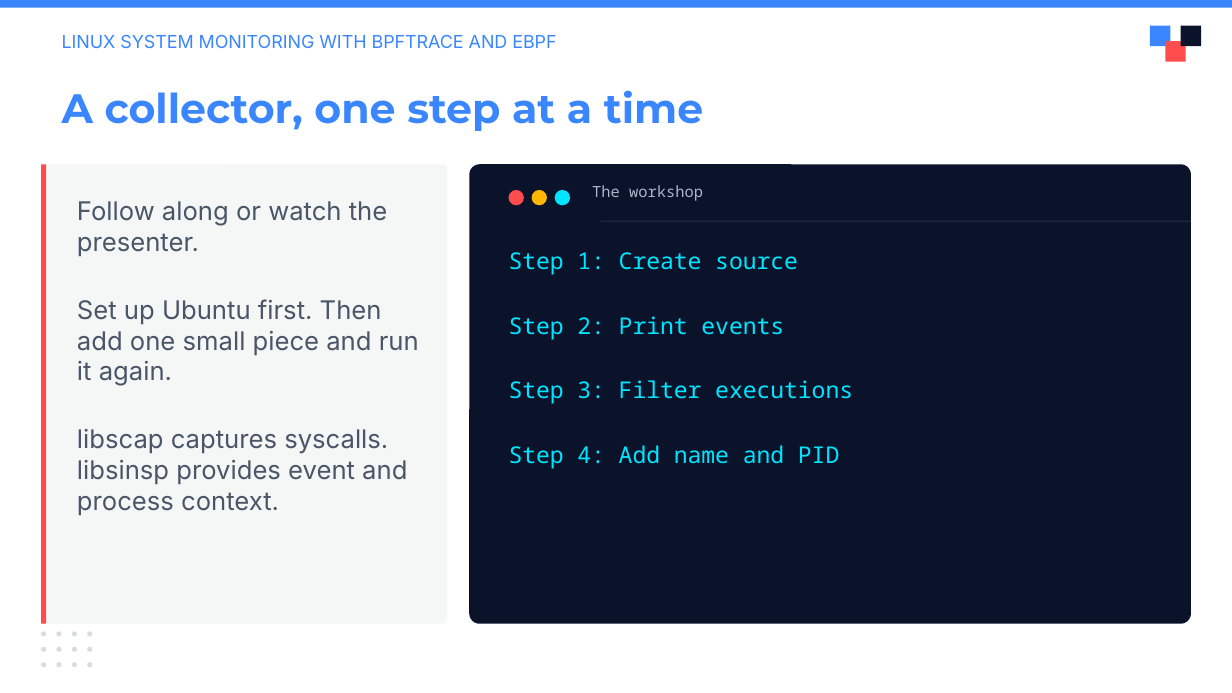
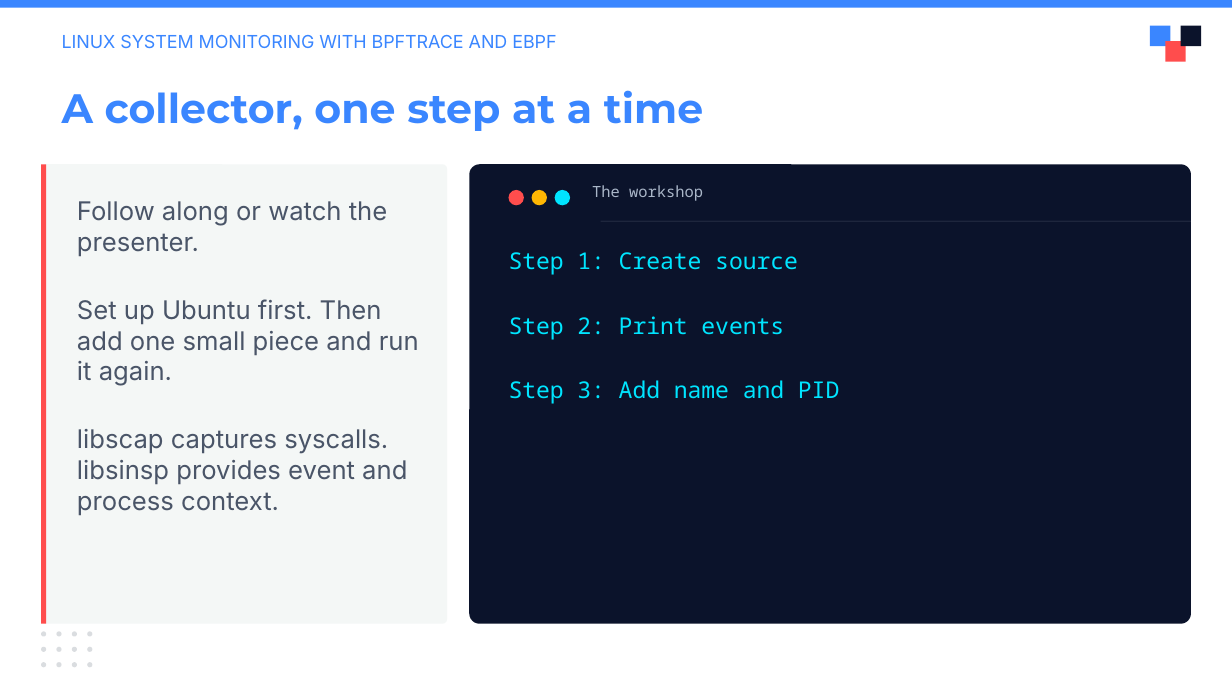
Before and after one commit to julianshalaby-perj/falco-libs-workshop, a slide deck: slide 2 of presentation/falco-libs-intro.pptx. Drawn at 1232x693 pixels with LibreOffice and Linux fonts; fonts in the diff are those of the drawing; background and template pictures are left out. Boxes give left, top, right and bottom in pixels: in the first picture for what was removed or moved away, otherwise in the second. Text is boxed around its words. In the diff, an @@ line names an element or a change of style, - is before the commit and + after.

```diff
--- a/presentation/falco-libs-intro.pptx
+++ b/presentation/falco-libs-intro.pptx
@@ text at [509,380,839,404]: text changed @@
-Step 3: Filter executions
-Step 4: Add name and PID
+Step 3: Add name and PID
```
Also in this commit, not shown: 5 other slides changed, 1 slide removed.
